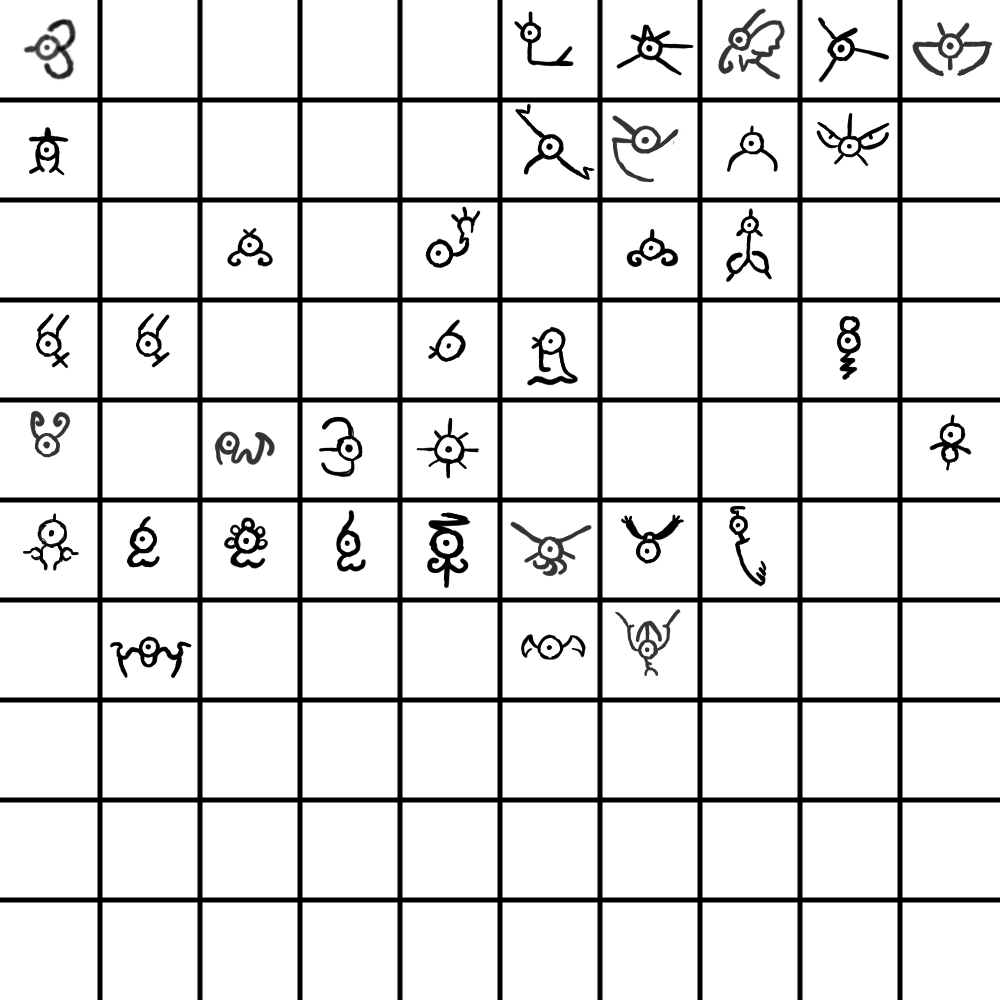
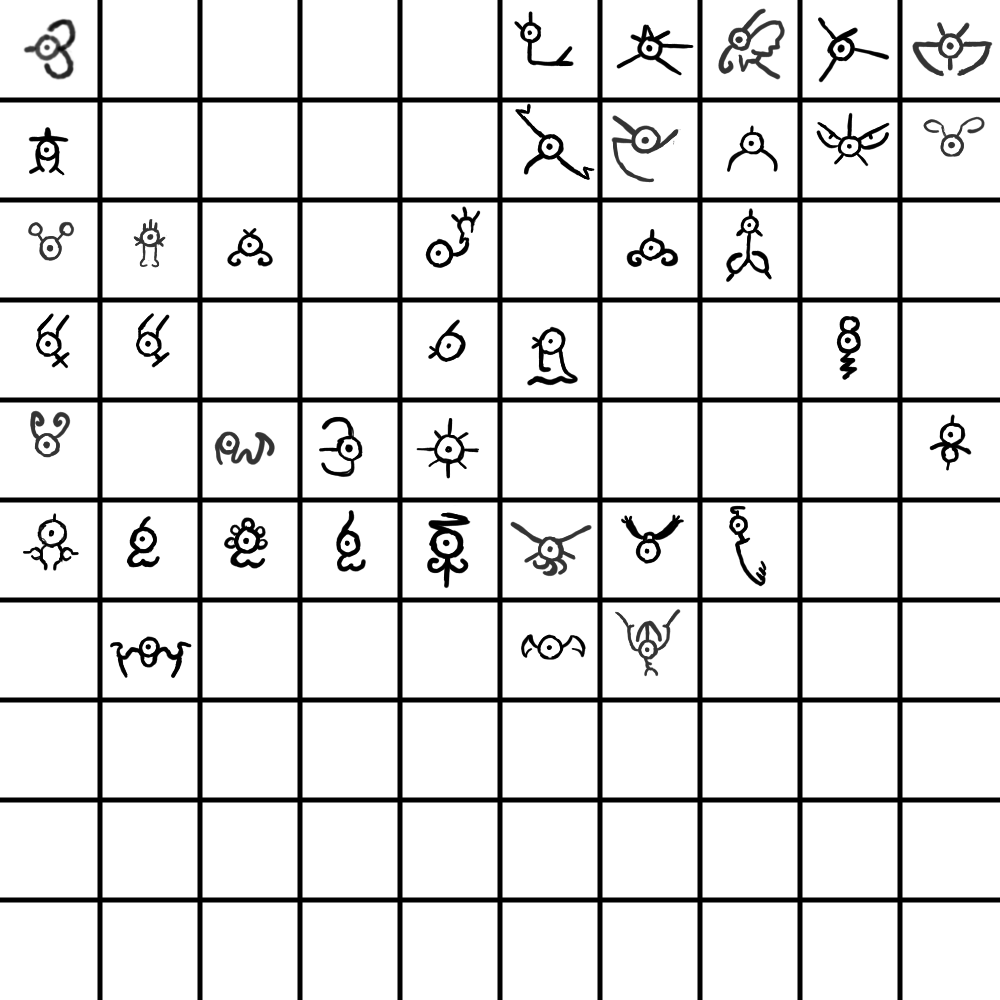
The second 1000px x 1000px image is a revision of the first. Changes to its layers:
painted on "Paint Layer 1" over [28, 116, 985, 268]
